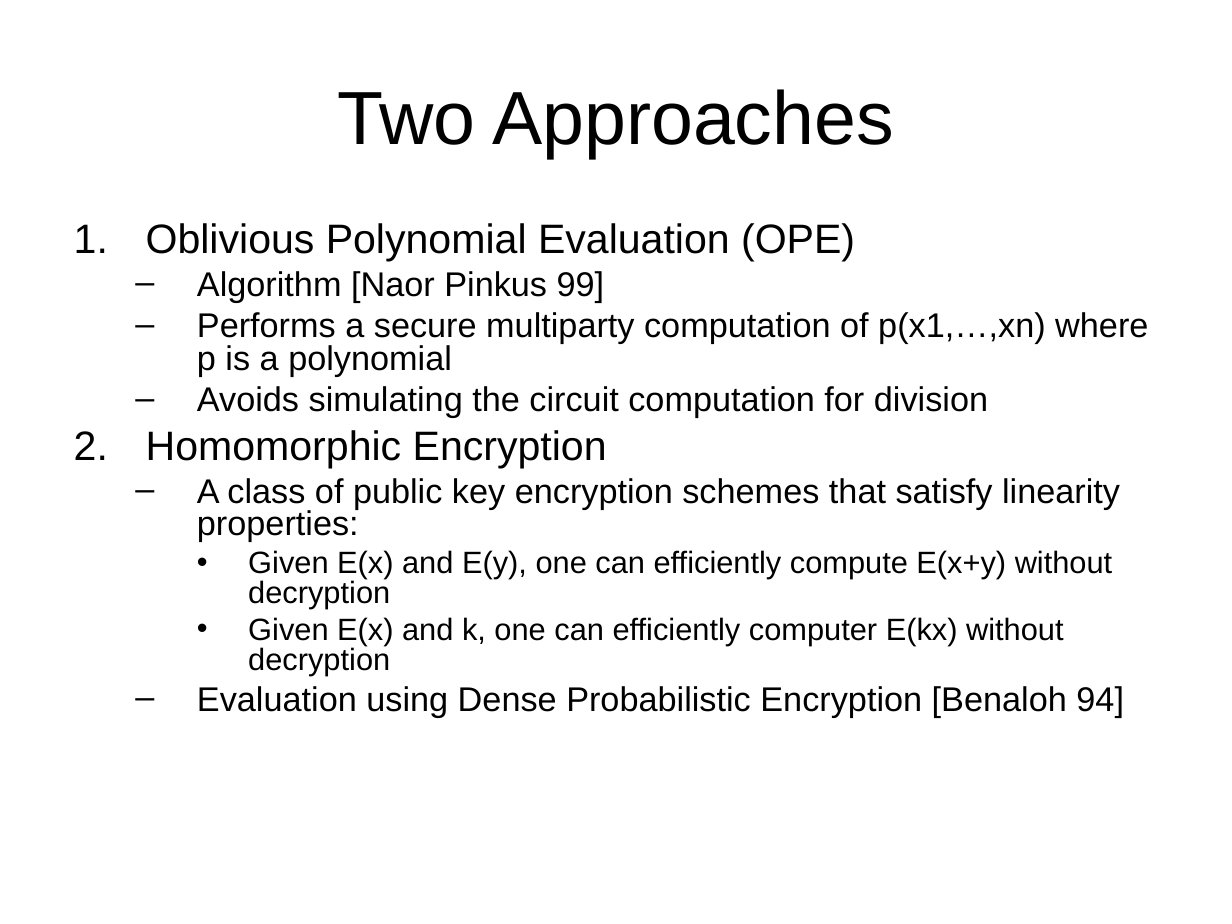
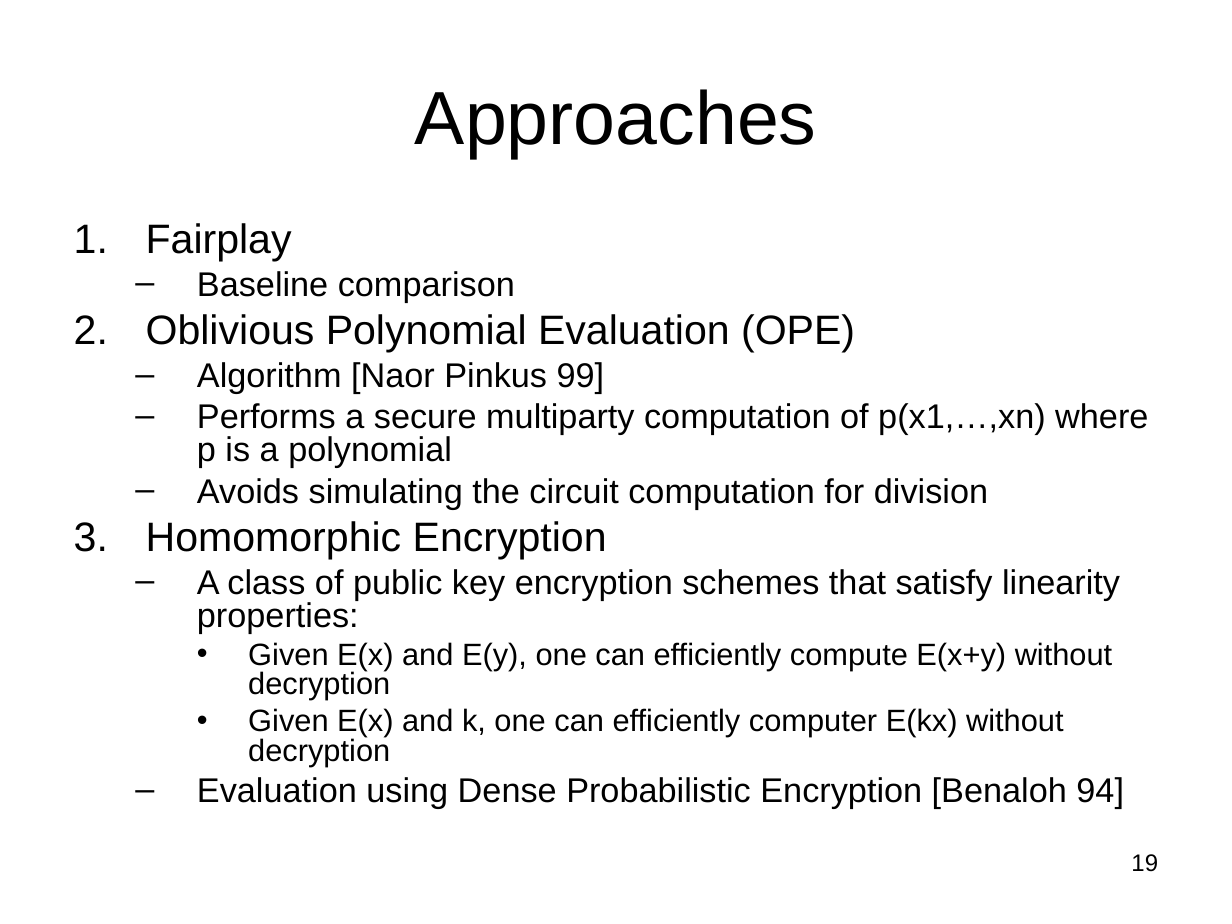
Before and after one commit to lpkruger/sfe-tools, a slide deck: slide 19 of prelim/Prelim-talk.ppt (slide 27 before the commit). Drawn at 1232x924 pixels with LibreOffice and Linux fonts; fonts in the diff are those of the drawing. Boxes give left, top, right and bottom in pixels: in the first picture for what was removed or moved away, otherwise in the second. Text is boxed around its words. In the diff, an @@ line names an element or a change of style, - is before the commit and + after.

Commit message:
fix typo and more work on slides

```diff
--- a/prelim/Prelim-talk.ppt
+++ b/prelim/Prelim-talk.ppt
@@ title at (415, 89, 817, 158): text changed @@
-Two Approaches
+Approaches
@@ text at (146, 223, 515, 302): paragraphs added @@
+1. Fairplay
+  – Baseline comparison
@@ page number added at (1131, 854, 1158, 872), 14 pt, text #000000 @@
+19
```
Also in this commit, not shown: 35 other slides changed, 17 slides added, 3 slides removed, 2 other files.
